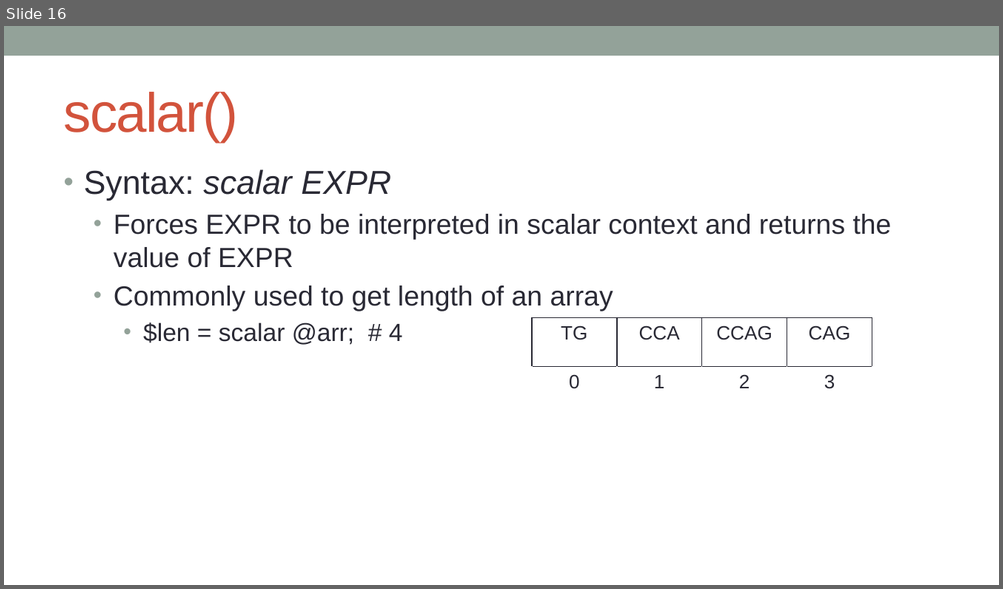
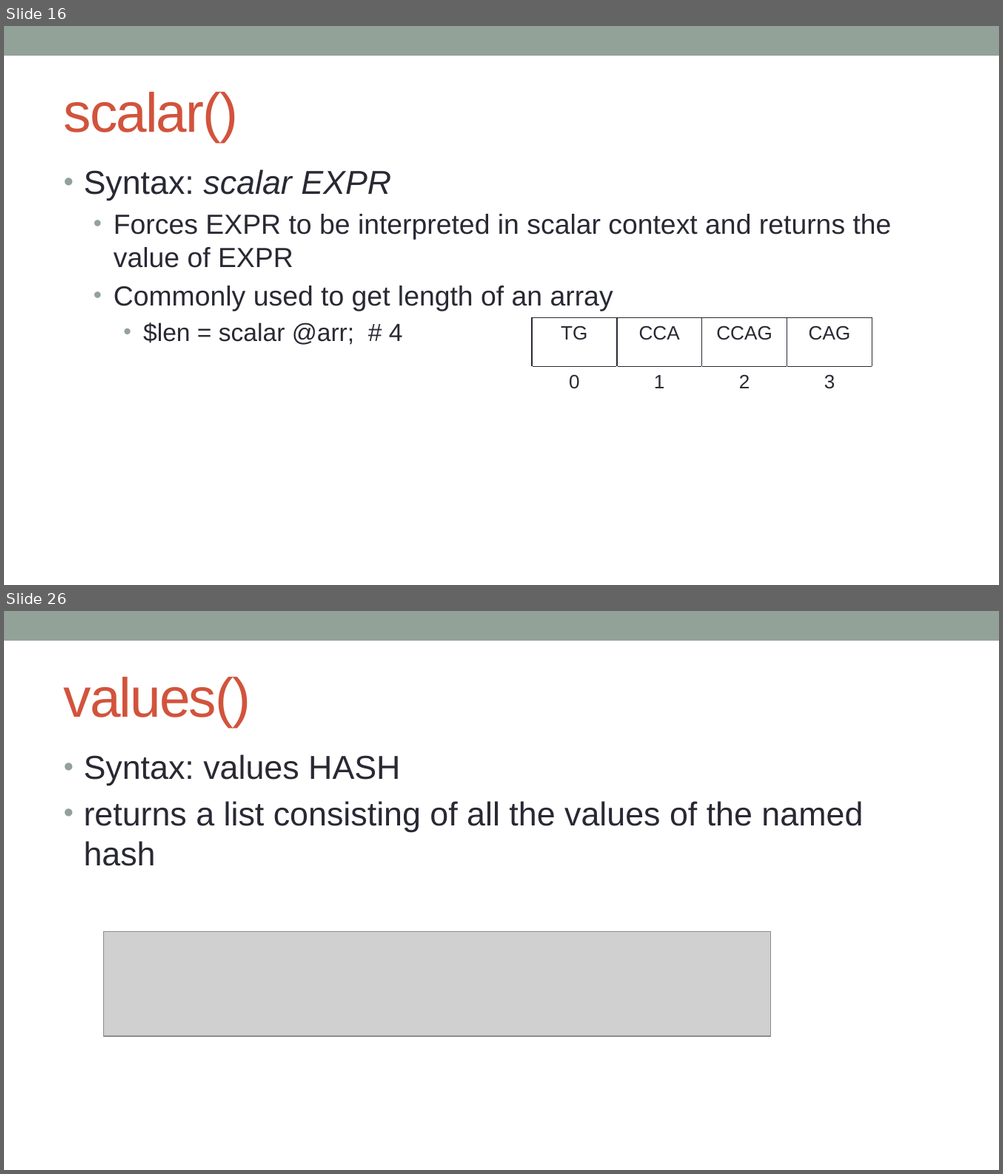
Before and after one commit to kanhu-pcr-code/bioinfo-PERL-course, a slide deck: PPTs/Operations_on_variables.pptx. Shown one above the other, each under a label of ours: slide 16 before the commit, slides 16 and 26 after it; the slides between them are not shown. The pictures are 1003x589 and 1003x1174 pixels, drawn with LibreOffice and Linux fonts; fonts in the diff are those of the drawing; grey boxes stand for pictures. Boxes give left, top, right and bottom in pixels: in the first picture for what was removed or moved away, otherwise in the second. Text is boxed around its words. In the diff, an @@ line names an element or a change of style, - is before the commit and + after.

```diff
--- a/PPTs/Operations_on_variables.pptx
+++ b/PPTs/Operations_on_variables.pptx
@@ slide 26 added at [4,611,999,1170], background #FFFFFF; not listed: 1 template element that a slide beside it also shows @@
@@ title added at [64,677,250,727], 40 pt, text #D2533C @@
+values()
@@ text added at [84,755,862,866], 24 pt, text #292934 @@
+• Syntax: values HASH
+• returns a list consisting of all the values of the named hash
@@ picture added at [103,932,771,1037] @@
```
Also in this commit, not shown: 3 slides changed, 14 other slides added, 5 other files.
